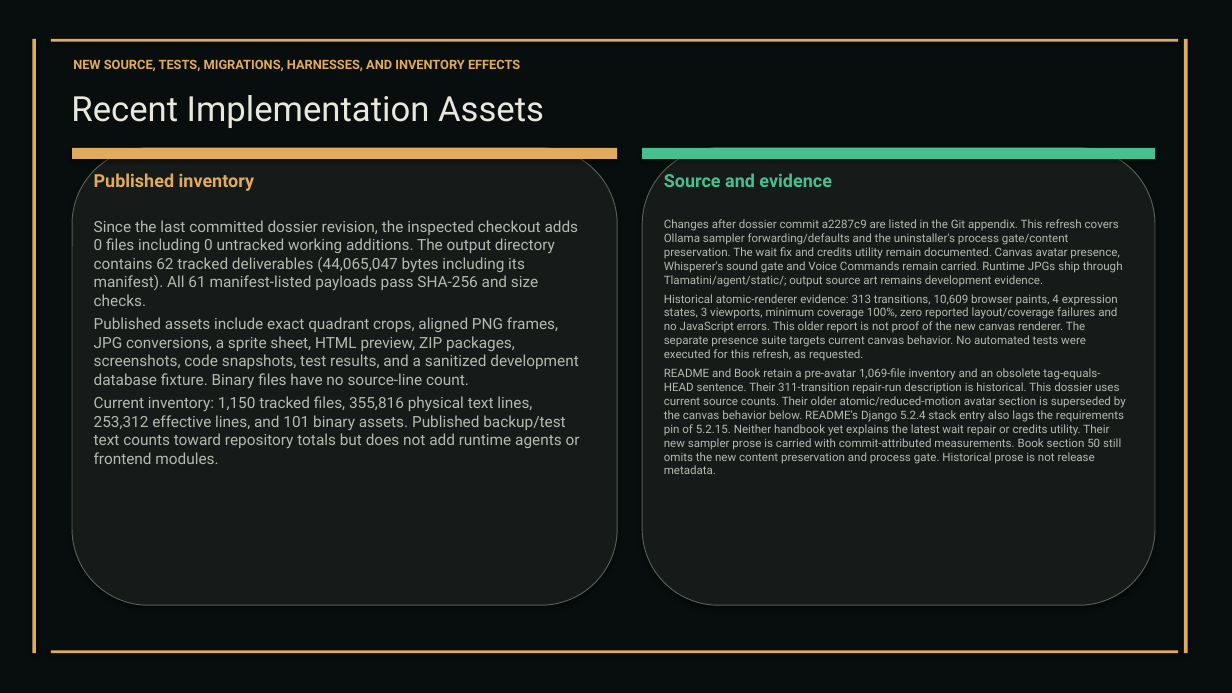
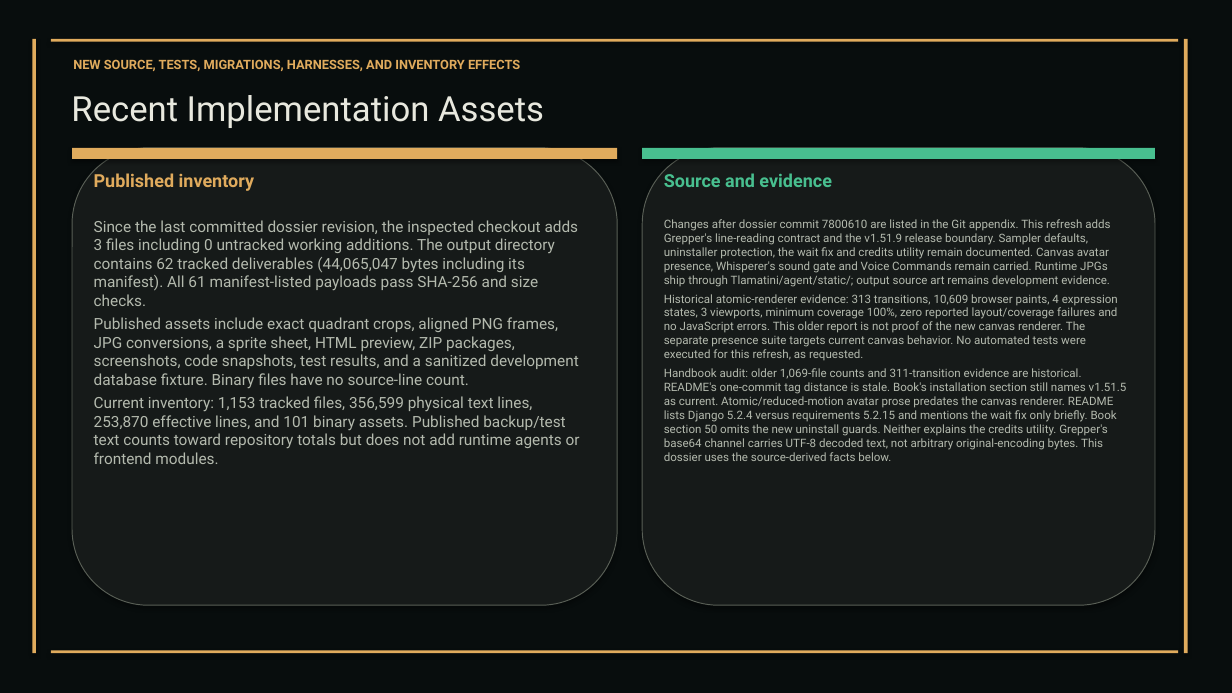
Before and after one commit to XAIHT/Tlamatini, a slide deck: slide 36 of Tlamatini_eXtended_Artificial_Intelligence_Humanly_Tempered.pptx. Drawn at 1232x693 pixels with LibreOffice and Linux fonts; fonts in the diff are those of the drawing. Boxes give left, top, right and bottom in pixels: in the first picture for what was removed or moved away, otherwise in the second. Text is boxed around its words. In the diff, an @@ line names an element or a change of style, - is before the commit and + after.

Commit message:
Updating visual documentation, by Tlamatini's-AutoBot.

```diff
--- a/Tlamatini_eXtended_Artificial_Intelligence_Humanly_Tempered.pptx
+++ b/Tlamatini_eXtended_Artificial_Intelligence_Humanly_Tempered.pptx
@@ text at [94,220,579,306]: text changed @@
-Since the last committed dossier revision, the inspected checkout adds 0 files including 0 untracked working additions. The output directory contains 62 tracked deliverables (44,065,047 bytes including its manifest). All 61 manifest-listed payloads pass SHA-256 and size checks.
+Since the last committed dossier revision, the inspected checkout adds 3 files including 0 untracked working additions. The output directory contains 62 tracked deliverables (44,065,047 bytes including its manifest). All 61 manifest-listed payloads pass SHA-256 and size checks.
@@ text at [664,219,1110,287]: text changed @@
-Changes after dossier commit a2287c9 are listed in the Git appendix. This refresh covers Ollama sampler forwarding/defaults and the uninstaller's process gate/content preservation. The wait fix and credits utility remain documented. Canvas avatar presence, Whisperer's sound gate and Voice Commands remain carried. Runtime JPGs ship through Tlamatini/agent/static/; output source art remains development evidence.
+Changes after dossier commit 7800610 are listed in the Git appendix. This refresh adds Grepper's line-reading contract and the v1.51.9 release boundary. Sampler defaults, uninstaller protection, the wait fix and credits utility remain documented. Canvas avatar presence, Whisperer's sound gate and Voice Commands remain carried. Runtime JPGs ship through Tlamatini/agent/static/; output source art remains development evidence.
@@ text at [664,368,1127,461]: text changed @@
-README and Book retain a pre-avatar 1,069-file inventory and an obsolete tag-equals-HEAD sentence. Their 311-transition repair-run description is historical. This dossier uses current source counts. Their older atomic/reduced-motion avatar section is superseded by the canvas behavior below. README's Django 5.2.4 stack entry also lags the requirements pin of 5.2.15. Neither handbook yet explains the latest wait repair or credits utility. Their new sampler prose is carried with commit-attributed measurements. Book section 50 still omits the new content preservation and process gate. Historical prose is not release metadata.
+Handbook audit: older 1,069-file counts and 311-transition evidence are historical. README's one-commit tag distance is stale. Book's installation section still names v1.51.5 as current. Atomic/reduced-motion avatar prose predates the canvas renderer. README lists Django 5.2.4 versus requirements 5.2.15 and mentions the wait fix only briefly. Book section 50 omits the new uninstall guards. Neither explains the credits utility. Grepper's base64 channel carries UTF-8 decoded text, not arbitrary original-encoding bytes. This dossier uses the source-derived facts below.
@@ text at [94,396,580,464]: text changed @@
-Current inventory: 1,150 tracked files, 355,816 physical text lines, 253,312 effective lines, and 101 binary assets. Published backup/test text counts toward repository totals but does not add runtime agents or frontend modules.
+Current inventory: 1,153 tracked files, 356,599 physical text lines, 253,870 effective lines, and 101 binary assets. Published backup/test text counts toward repository totals but does not add runtime agents or frontend modules.
```
Also in this commit, not shown: 57 other slides changed, 3 slides added, 1 slide removed, 2 other files.
